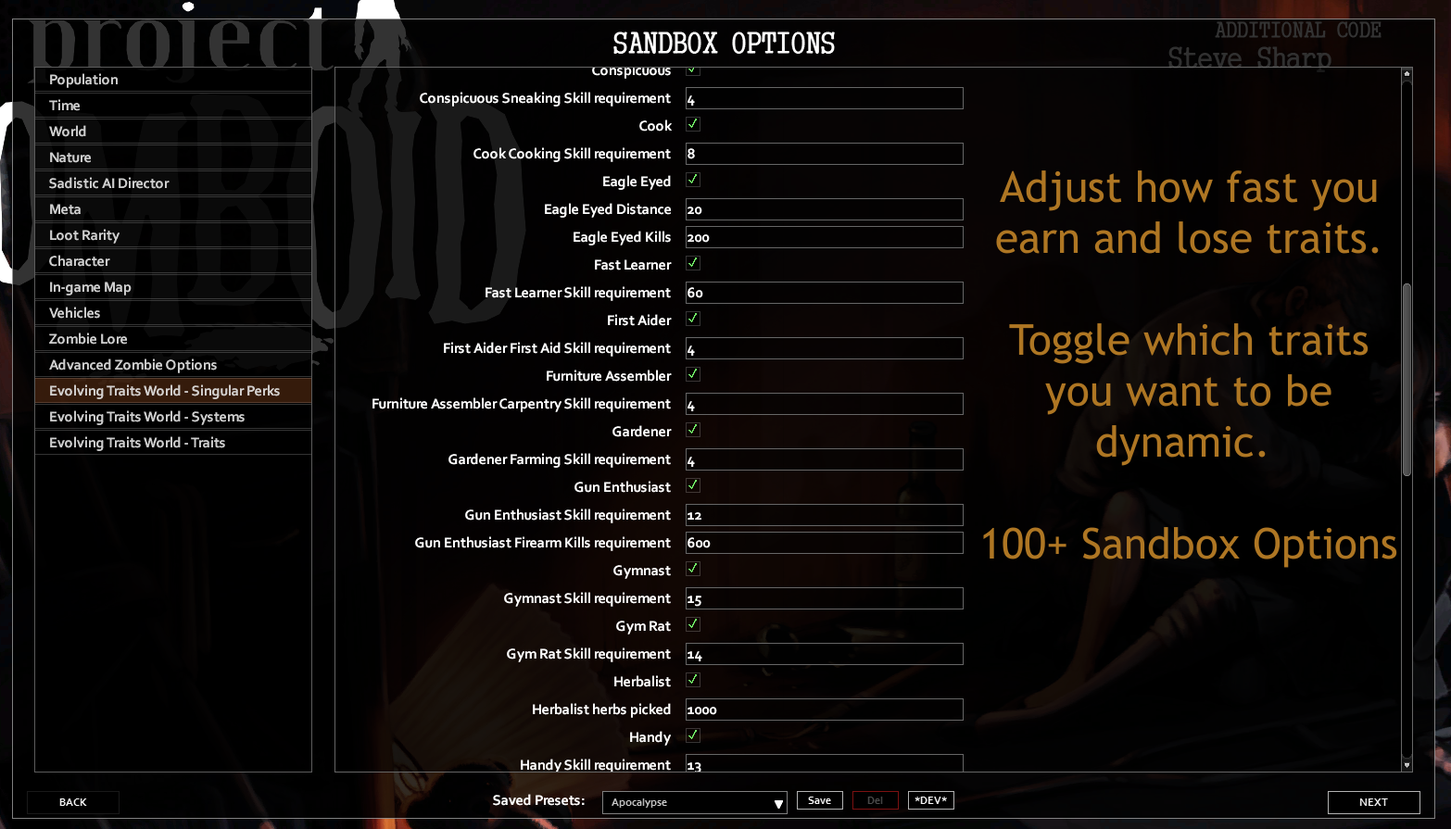
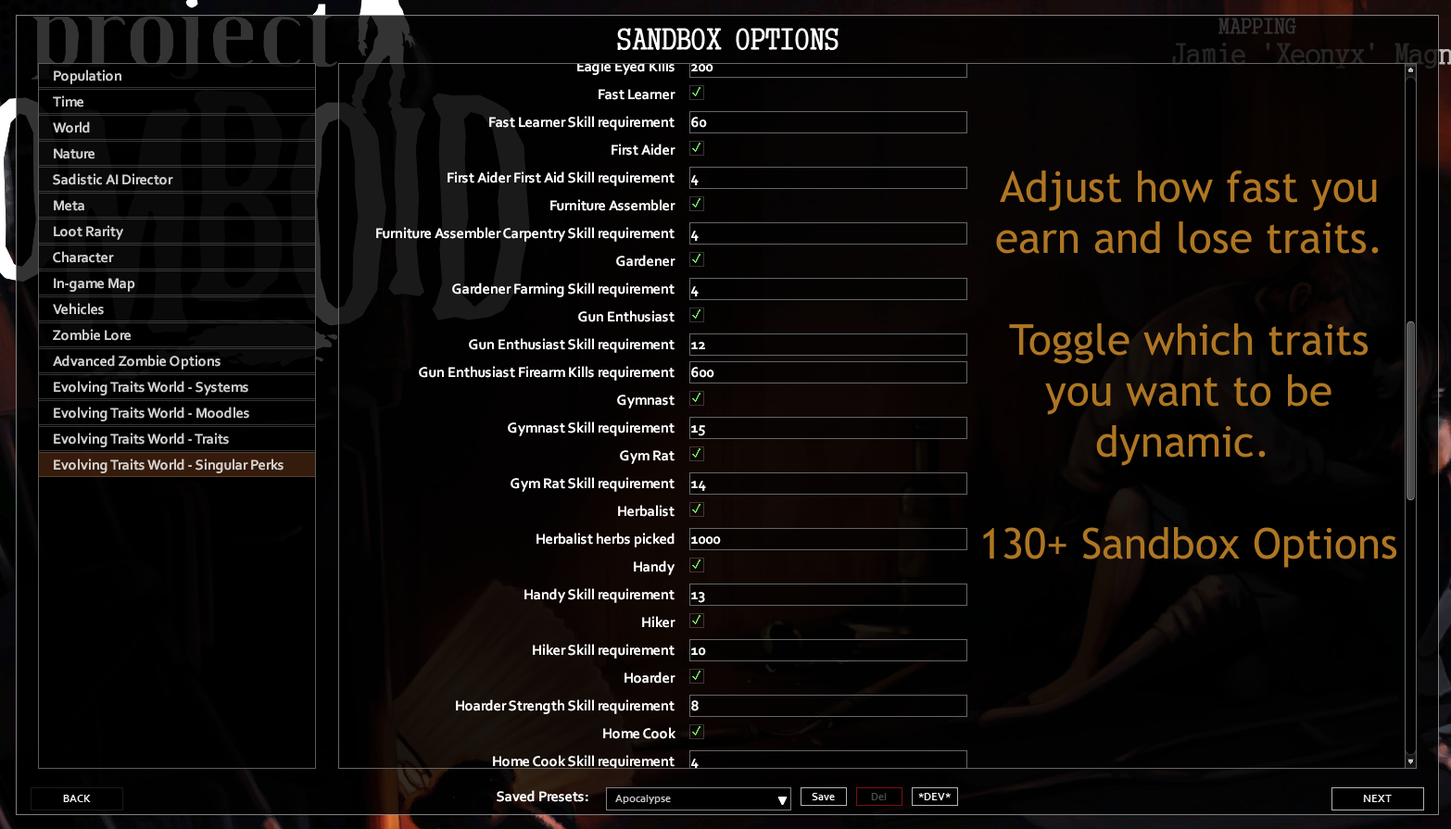
Comparing the layer stacks of the two 1451px x 829px images. Changes:
painted on "..." over [1002, 527, 1023, 560]
renamed "ProjectZomboid64_mliNCbJGaf.png" to "acT2flWso0.png", painted on it over [0, 0, 1451, 829]
